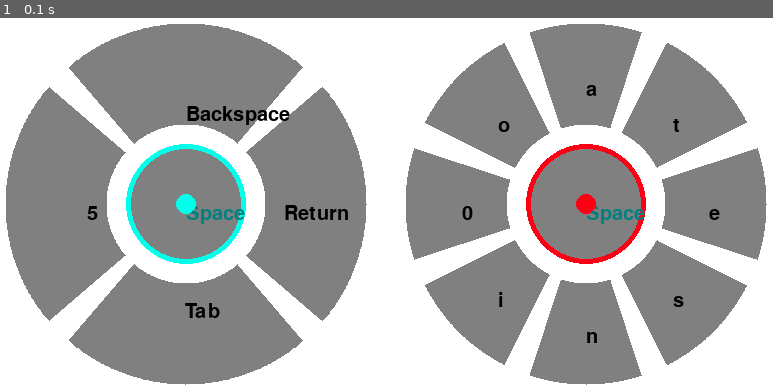
Above: before the commit, frame 1.
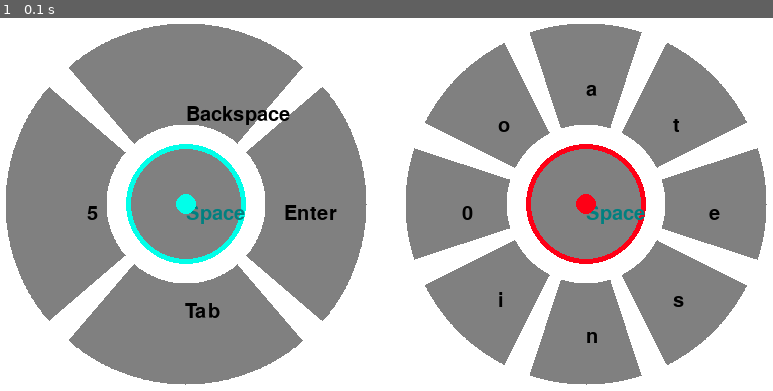
Above: after the commit, the same moment.

Repository: ciaranchen/joystick_inputs
Game: pygame game, started from gui.py
Same seed, same stepped clock (60 frames per second), same inputs: the game is played once before the commit and once after it.
Inputs:
- Up to frame 1 (0.1 s): no input

The runs differ from the first frame. In frame 1, 0.1% of the frame differs, in the area x 37-46%, y 50-55%.

Commit message:
fix code_table.

Diff:
--- a/code_table.py
+++ b/code_table.py
@@ -1,5 +1,57 @@
 from typing import List
 from pynput.keyboard import Key
+
+key_table = {
+    "Windows": Key.cmd,
+    "Left Windows": Key.cmd_l,
+    "Right Windows": Key.cmd_r,
+    "Ctrl": Key.ctrl,
+    "Left Ctrl": Key.ctrl_l,
+    "Right Ctrl": Key.ctrl_r,
+    "Shift": Key.shift,
+    "Left Shift": Key.shift_l,
+    "Right Shift": Key.shift_r,
+    "Alt": Key.alt,
+    "Left Alt": Key.alt_l,
+    "Right Alt": Key.alt_r,
+
+    "Esc": Key.esc,
+    "Backspace": Key.backspace,
+    "Tab": Key.tab,
+    "Enter": Key.enter,
+    "Space": Key.space,
+    "Caps Lock": Key.caps_lock,
+    "Num Lock": Key.num_lock,
+
+    "F1": Key.f1,
+    "F2": Key.f2,
+    "F3": Key.f3,
+    "F4": Key.f4,
+    "F5": Key.f5,
+    "F6": Key.f6,
+    "F7": Key.f7,
+    "F8": Key.f8,
+    "F9": Key.f9,
+    "F10": Key.f10,
+    "F11": Key.f11,
+    "F12": Key.f12,
+
+    "PrtSc": Key.print_screen,
+    "Scroll Lock": Key.scroll_lock,
+    "Pause": Key.pause,
+
+    "Insert": Key.insert,
+    "Delete": Key.delete,
+    "Home": Key.home,
+    "End": Key.end,
+    "Page Up": Key.page_up,
+    "Page Down": Key.page_down,
+
+    "Up": Key.up,
+    "Left": Key.left,
+    "Right": Key.right,
+    "Down": Key.down,
+}
 
 
 class SingleEnglishCode:
@@ -18,7 +70,7 @@
         (3, 6): '7', (3, 5): '8', (3, 4): '9',
 
         (0, 0): 'Space',
-        (1, 0): 'Return',
+        (1, 0): 'Enter',
         (2, 0): 'Backspace',
         (4, 0): 'Tab',
 
@@ -26,7 +78,7 @@
         (0, 5): '0',
         (1, 5): ',',
         (2, 5): '.',
-        (4, 5): 'Semicolon',  # ";"
+        (4, 5): ';',
     }
     Frq_single_gram = "etaoins"
     freq_mappings = {
@@ -50,12 +102,13 @@
             self.code[(2, i)] = self.freq_mappings[z][1]
             self.code[(4, i)] = self.freq_mappings[z][2]
 
-    def get_code(self, x: int, y: int) -> str:
+    def get_code(self, x: int, y: int) -> str or Key:
         """
         return key in (x, y)
         """
         assert x <= self.LNum and y <= self.RNum
-        return self.code[(x, y)]
+        key = self.code[(x, y)]
+        return key_table[key] if key in key_table else key
 
     def get_recommend(self, x: int, y: int) -> (List[str], List[str]):
         """
